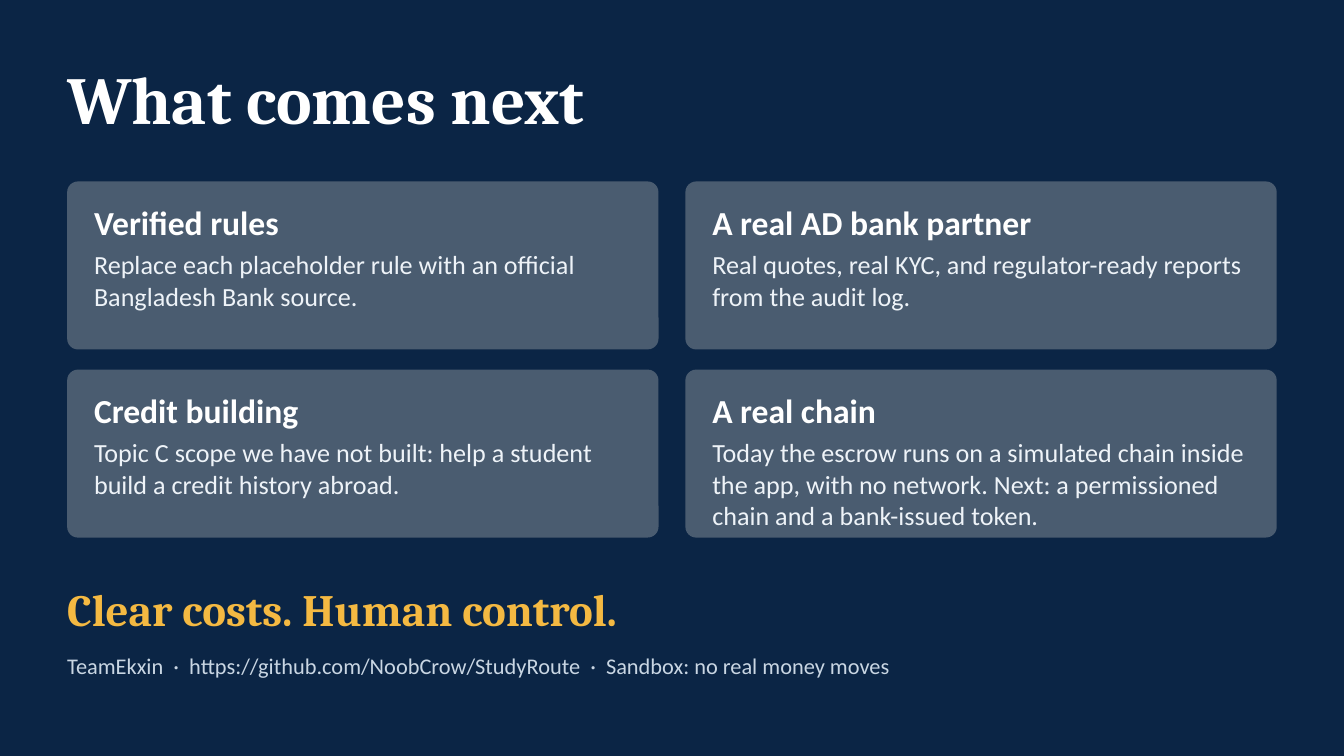
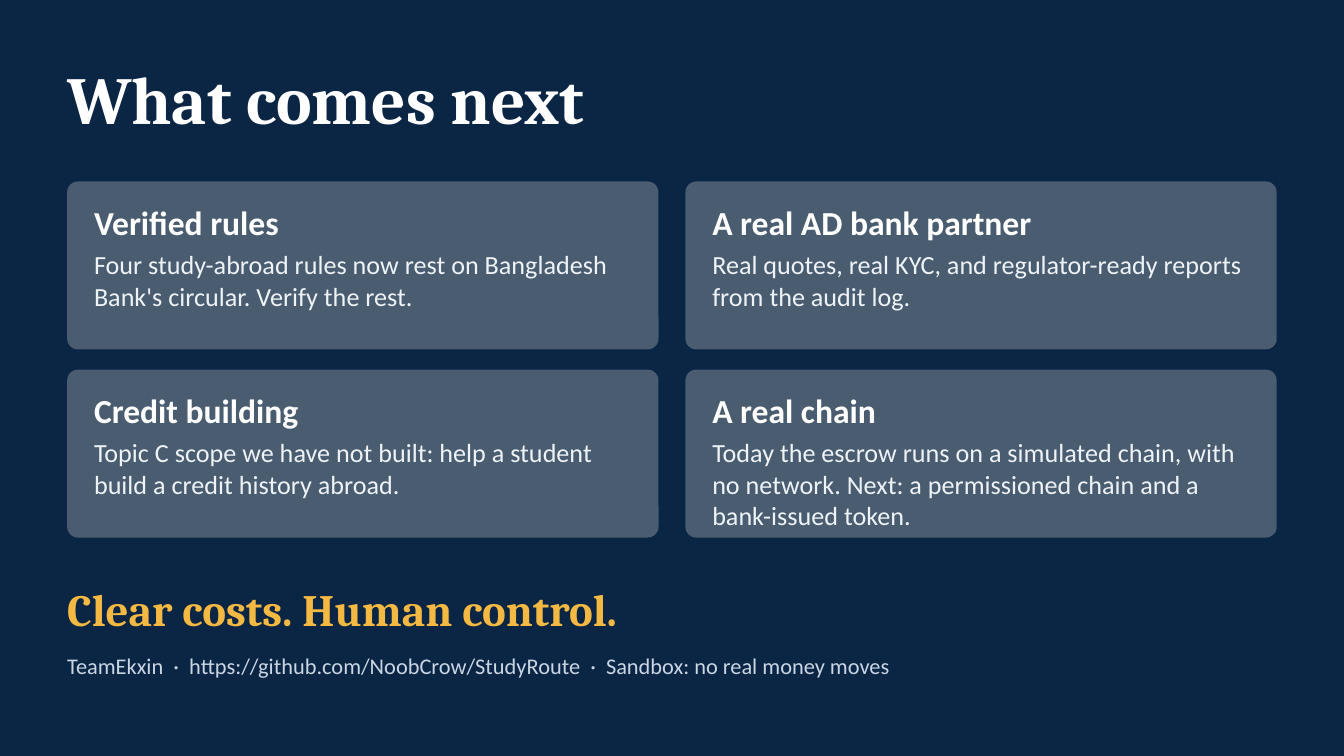
Before and after one commit to NoobCrow/StudyRoute, a slide deck: slide 13 of submission/StudyRoute_Deck.pptx (slide 12 before the commit). Drawn at 1344x756 pixels with LibreOffice and Linux fonts; fonts in the diff are those of the drawing. Boxes give left, top, right and bottom in pixels: in the first picture for what was removed or moved away, otherwise in the second. Text is boxed around its words. In the diff, an @@ line names an element or a change of style, - is before the commit and + after.

```diff
--- a/submission/StudyRoute_Deck.pptx
+++ b/submission/StudyRoute_Deck.pptx
@@ text at [94,256,607,310]: text changed @@
-Replace each placeholder rule with an official Bangladesh Bank source.
+Four study-abroad rules now rest on Bangladesh Bank's circular. Verify the rest.
@@ text at [712,444,1234,525]: text changed @@
-Today the escrow runs on a simulated chain inside the app, with no network. Next: a permissioned chain and a bank-issued token.
+Today the escrow runs on a simulated chain, with no network. Next: a permissioned chain and a bank-issued token.
```
Also in this commit, not shown: 1 other slide changed, 1 slide added, 21 other files.
